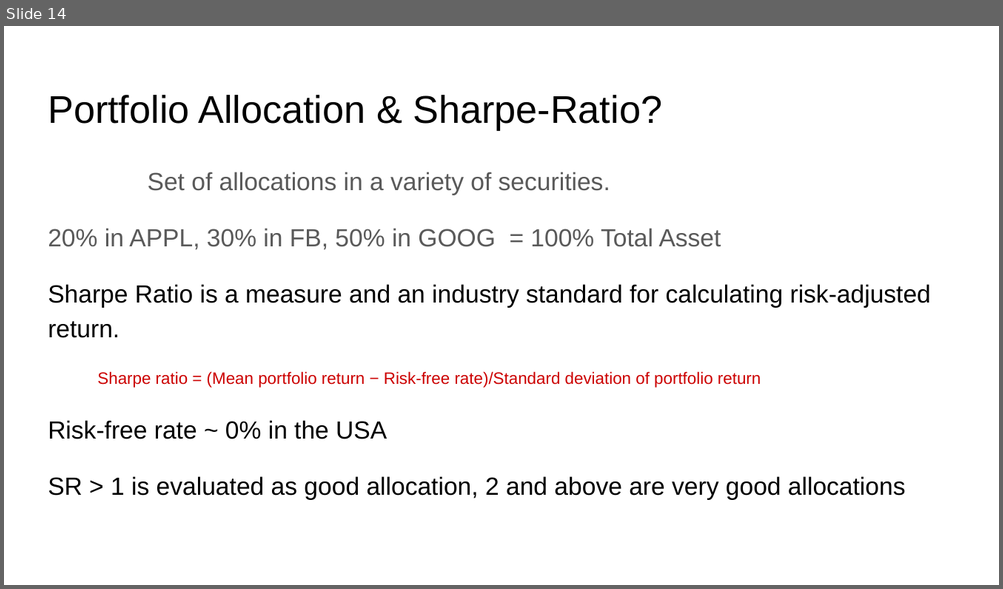
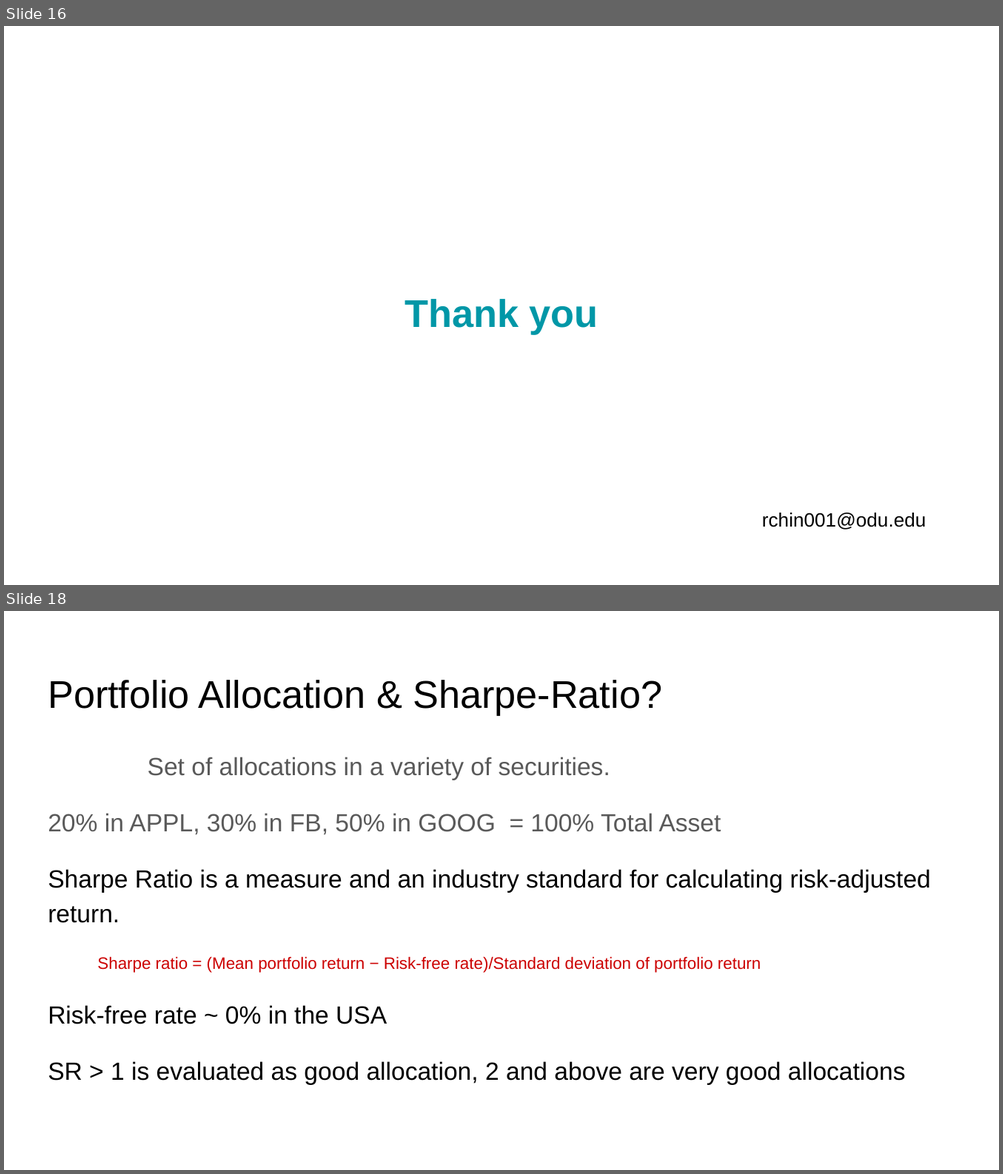
Before and after one commit to rajaharsha/Algorithm-Trading, a slide deck: PairTrading.pptx. Shown one above the other, each under a label of ours: slide 14 before the commit, slides 16 and 18 after it; the slides between them are not shown. The pictures are 1003x589 and 1003x1174 pixels, drawn with LibreOffice and Linux fonts; fonts in the diff are those of the drawing. Boxes give left, top, right and bottom in pixels: in the first picture for what was removed or moved away, otherwise in the second. Text is boxed around its words. In the diff, an @@ line names an element or a change of style, - is before the commit and + after.

```diff
--- a/PairTrading.pptx
+++ b/PairTrading.pptx
@@ slide 16 added at [4,26,999,585], background #FFFFFF @@
@@ title added at [405,299,598,335], 28 pt, text #0097A7, bold @@
+Thank you
@@ text added at [762,513,926,530], 14 pt, text #000000 @@
+rchin001@odu.edu
@@ what was slide 14 is now slide 18 @@
```
Also in this commit, not shown: 13 slides changed, 4 other slides added, 1 slide removed, 3 other files.
